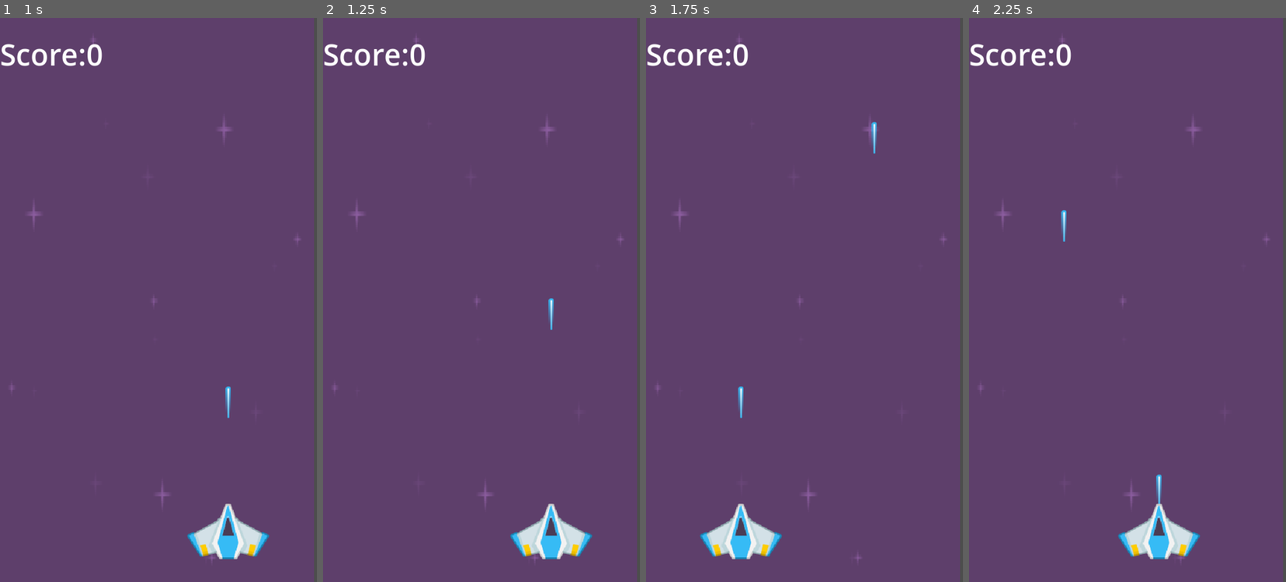
Above: before the commit, frames 1-4 (left to right).
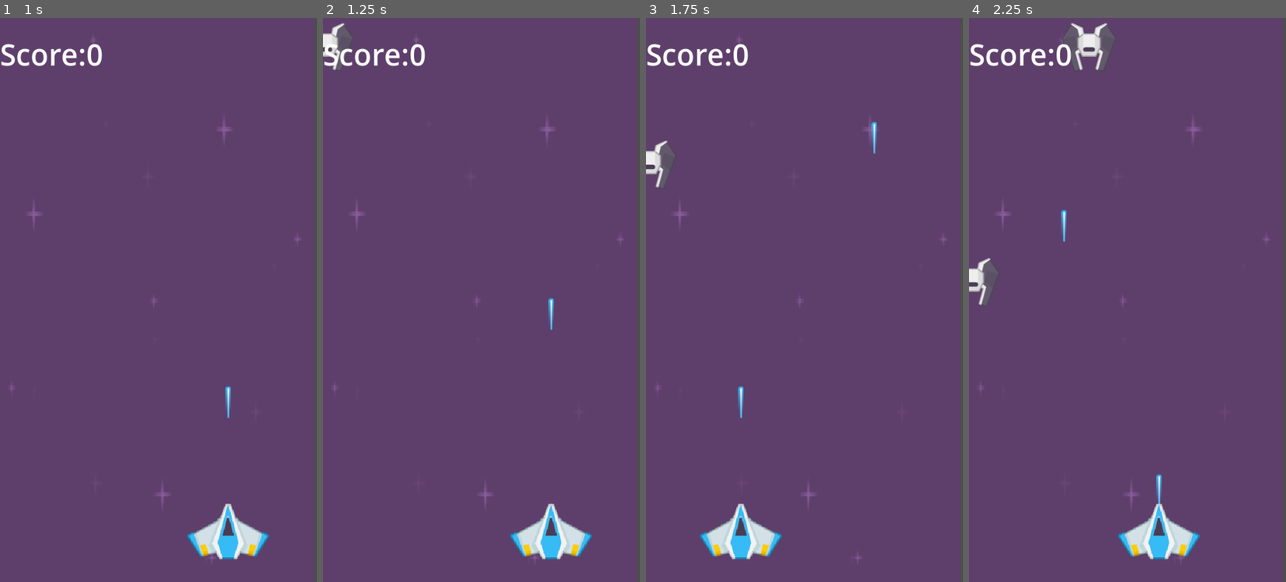
Above: after the commit, the same moments.

Repository: HA5UN0/rfgd-beginner-projects
Game: Godot game, scene res://scenes/main.tscn
The game is run twice, just before and just after one commit, with the same random seed, the same clock (stepped at 60 frames per second) and the same inputs.
Inputs (mouse positions are in pixels of both pictures, inside the frame that each line leads up to):
- Up to frame 1 (1 s): tap Enter at 0.5 s; move the mouse to (228, 271) at 0.52 s; tap Space (fire) at 0.6 s
- Up to frame 2 (1.25 s): no input
- Up to frame 3 (1.75 s): move the mouse to (741, 328) at 1.27 s; tap Space (fire) at 1.35 s
- Up to frame 4 (2.25 s): move the mouse to (1159, 175) at 2.02 s; tap Space (fire) at 2.1 s

Frame 1 is identical in both runs. In frame 2, 0.3% of the frame differs, in the area x 0-9%, y 0-10%; in frame 3, 0.4%; in frame 4, 1.0%, in the area x 0-46%, y 0-51%.

Commit message:
fixed bug in player script causing game to crash when player collided with enemy

Diff:
--- a/space_shooter/scenes/main.tscn
+++ b/space_shooter/scenes/main.tscn
@@ -1,10 +1,12 @@
-[gd_scene load_steps=9 format=3 uid="uid://b2jetwafg6kgt"]
+[gd_scene load_steps=11 format=3 uid="uid://b2jetwafg6kgt"]
 
 [ext_resource type="Script" path="res://scripts/player.gd" id="1_34lnp"]
 [ext_resource type="Script" path="res://scripts/main.gd" id="1_lic38"]
 [ext_resource type="Texture2D" uid="uid://1ltne3wbswto" path="res://art/kenney_space-shooter-redux/Backgrounds/purple.png" id="1_t77up"]
 [ext_resource type="Texture2D" uid="uid://bqf8ynfi2nw82" path="res://art/kenney_space-shooter-redux/PNG/playerShip2_blue.png" id="2_ps4yw"]
 [ext_resource type="PackedScene" uid="uid://d3157xmvk4kxg" path="res://scenes/laser.tscn" id="5_fjmwy"]
+[ext_resource type="PackedScene" uid="uid://l6pm7hn2rl2h" path="res://scenes/enemy.tscn" id="6_7asll"]
+[ext_resource type="Script" path="res://scripts/enemy_spawner.gd" id="6_wj17k"]
 
 [sub_resource type="CircleShape2D" id="CircleShape2D_mvrvi"]
 radius = 57.3149
@@ -70,8 +72,11 @@
 vertical_alignment = 1
 
 [node name="EnemySpawner" type="Node2D" parent="."]
+script = ExtResource("6_wj17k")
+enemy_tscn = ExtResource("6_7asll")
 
 [node name="Timer" type="Timer" parent="EnemySpawner"]
 autostart = true
 
 [connection signal="area_entered" from="Player" to="Player" method="_on_area_entered"]
+[connection signal="timeout" from="EnemySpawner/Timer" to="EnemySpawner" method="_on_timer_timeout"]
--- a/space_shooter/scripts/enemy.gd
+++ b/space_shooter/scripts/enemy.gd
@@ -1,15 +1,15 @@
 extends Area2D
 
 @export var speed: float = 400
-@onready var mainScene = $'..'
+@onready var mainScene = $'../..'
 
 # movement
 func _process(delta):
 	position.y += speed * delta
 
 
+
 # enemy vs laser
-
 func _on_area_entered(area):
 	self.queue_free()
 	mainScene.score += 10
--- /dev/null
+++ b/space_shooter/scripts/enemy_spawner.gd
@@ -0,0 +1,15 @@
+extends Node2D
+
+@export var enemy_tscn: PackedScene
+
+
+
+func _on_timer_timeout():
+	var new_enemy = enemy_tscn.instantiate()
+	self.add_child(new_enemy)
+
+	var viewport_width = get_viewport_rect().size.x
+	var rand_x = randf_range(0, viewport_width)
+
+	new_enemy.position.x = rand_x
+	new_enemy.position.y = -50
--- a/space_shooter/scripts/player.gd
+++ b/space_shooter/scripts/player.gd
@@ -17,4 +17,4 @@
 func _on_area_entered(area):
 	if area.is_in_group("enemy"):
 		self.queue_free()
-		mainScene.is.game_over = true
+		mainScene.is_game_over = true
